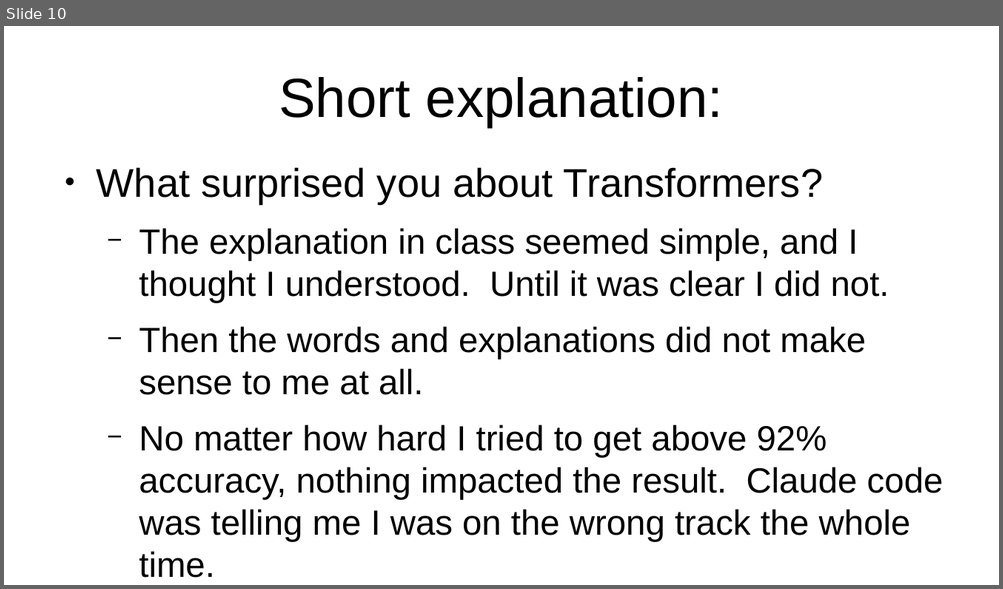
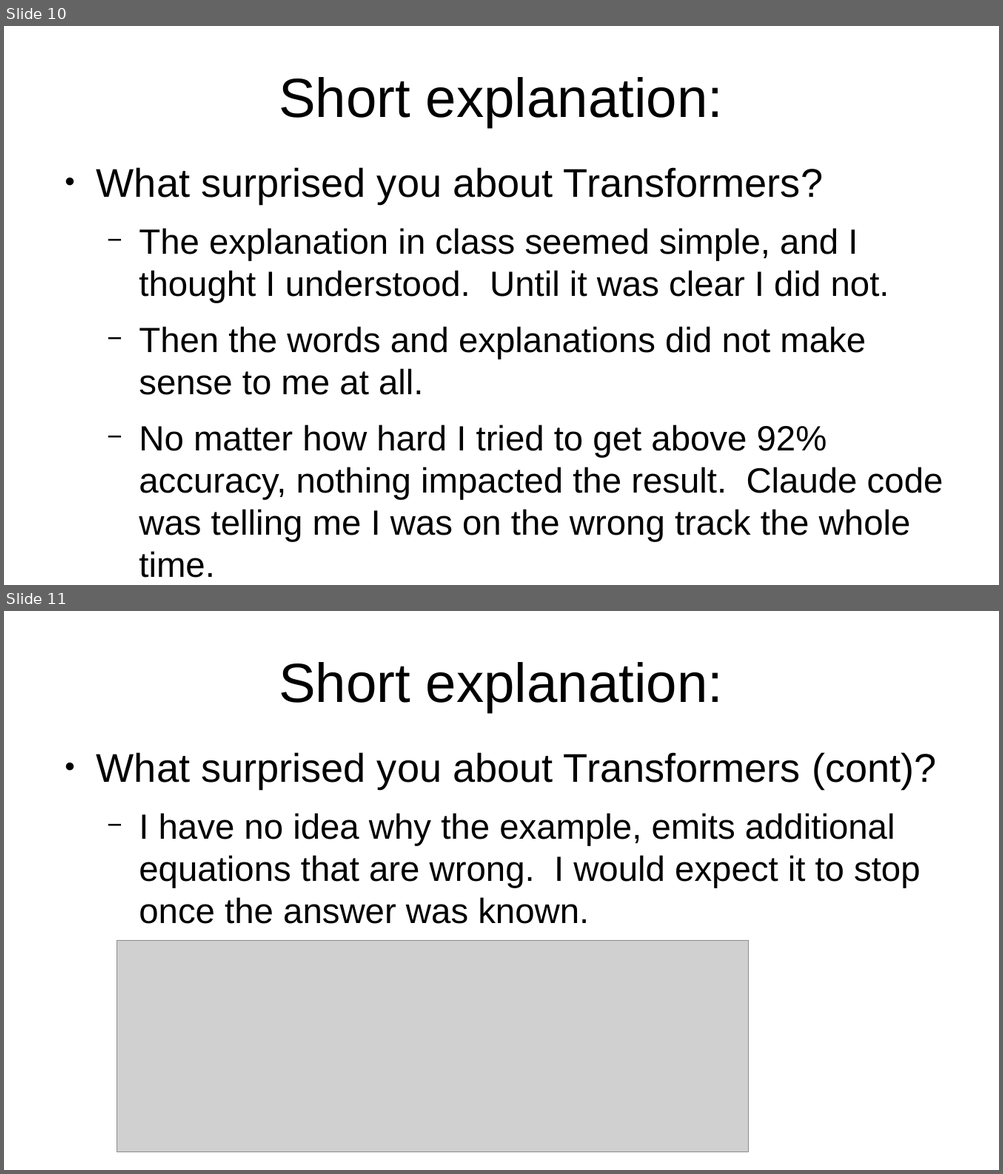
Before and after one commit to electrickitty2/embedx424_assignment_6, a slide deck: assignment_6.odp. Shown one above the other, each under a label of ours: slide 10 before the commit, slides 10 and 11 after it. The pictures are 1003x589 and 1003x1174 pixels, drawn with LibreOffice and Linux fonts; fonts in the diff are those of the drawing; grey boxes stand for pictures. Boxes give left, top, right and bottom in pixels: in the first picture for what was removed or moved away, otherwise in the second. Text is boxed around its words. In the diff, an @@ line names an element or a change of style, - is before the commit and + after.

```diff
--- a/assignment_6.odp
+++ b/assignment_6.odp
@@ slide 11 added at [4, 611, 999, 1170], background #FFFFFF @@
@@ title added at [279, 662, 723, 712], 44 pt, text #000000 @@
+Short explanation:
@@ text added at [96, 752, 936, 924], 28 pt, text #000000 @@
+● What surprised you about Transformers (cont)?
+  − I have no idea why the example, emits additional equations that are wrong. I would expect it to stop once the answer was known.
@@ picture added at [116, 941, 748, 1153] @@
```
Also in this commit, not shown: 1 slide changed, 2 other files.
